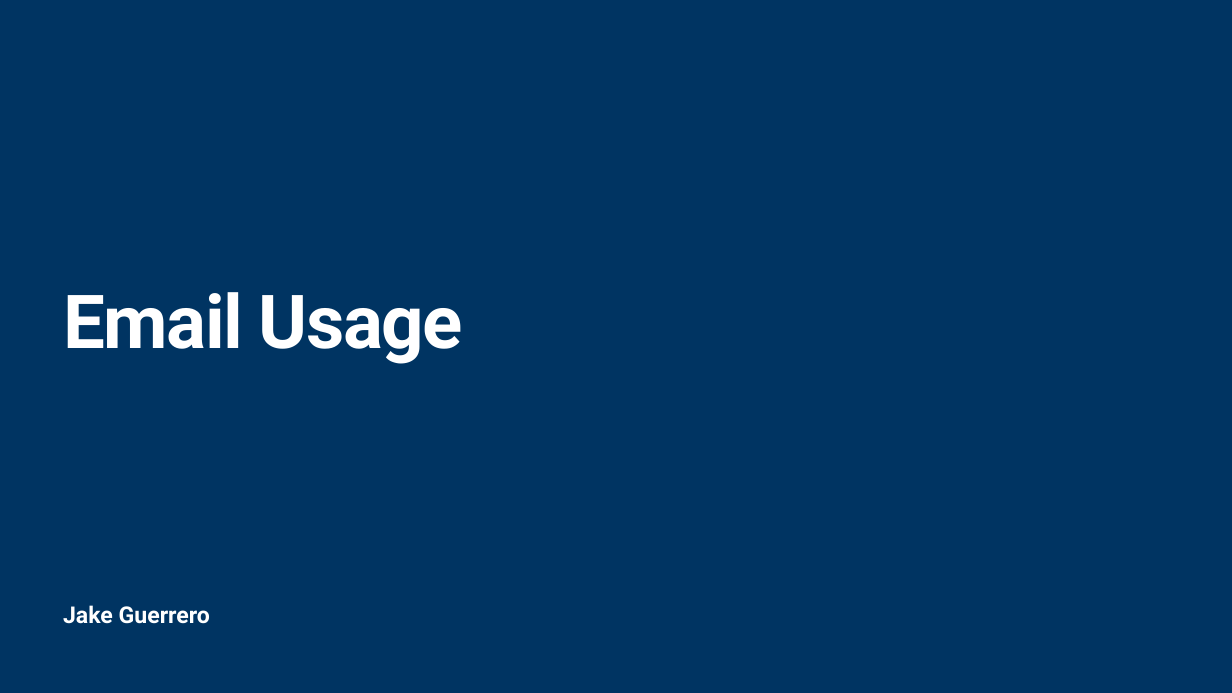
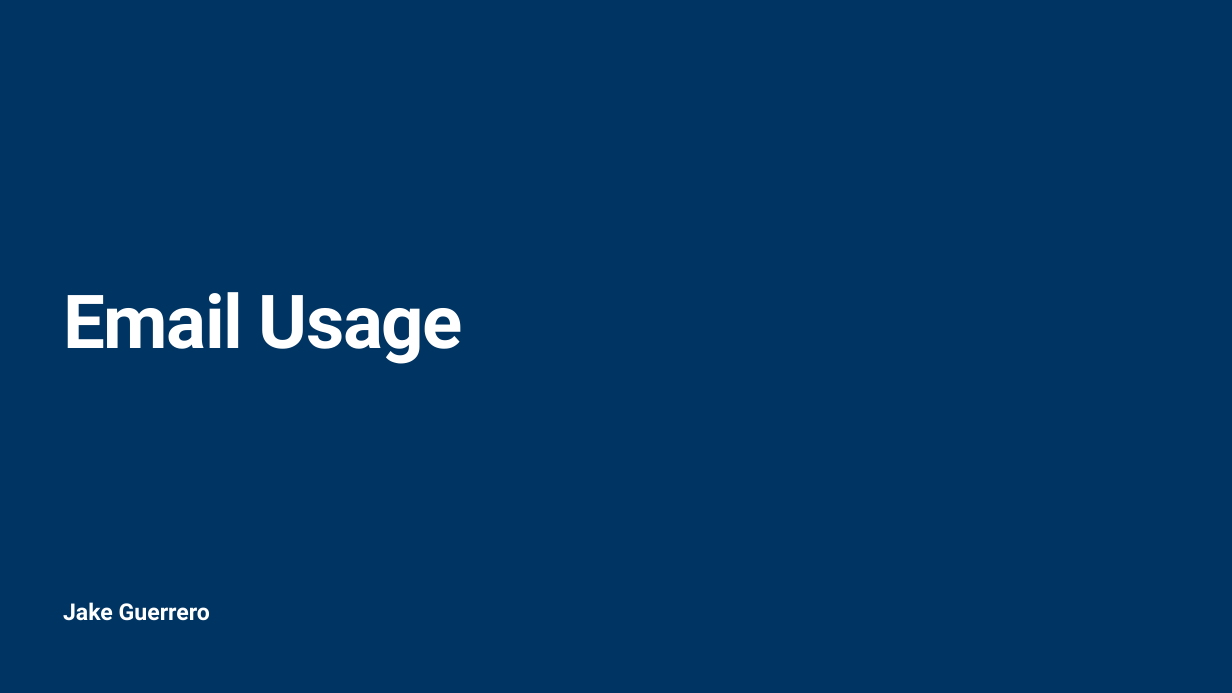
Before and after one commit to Jake-guerrero/Email-Usage, a slide deck: slide 1 of Email Usage.pptx. Drawn at 1232x693 pixels with LibreOffice and Linux fonts; fonts in the diff are those of the drawing. Boxes give left, top, right and bottom in pixels: in the first picture for what was removed or moved away, otherwise in the second. Text is boxed around its words. In the diff, an @@ line names an element or a change of style, - is before the commit and + after.

```diff
--- a/Email Usage.pptx
+++ b/Email Usage.pptx
@@ text "Jake Guerrero" at (63, 602, 210, 621): line spacing 1 to 0.9 @@
```
Also in this commit, not shown: 1 other slide changed, 4 other files.
